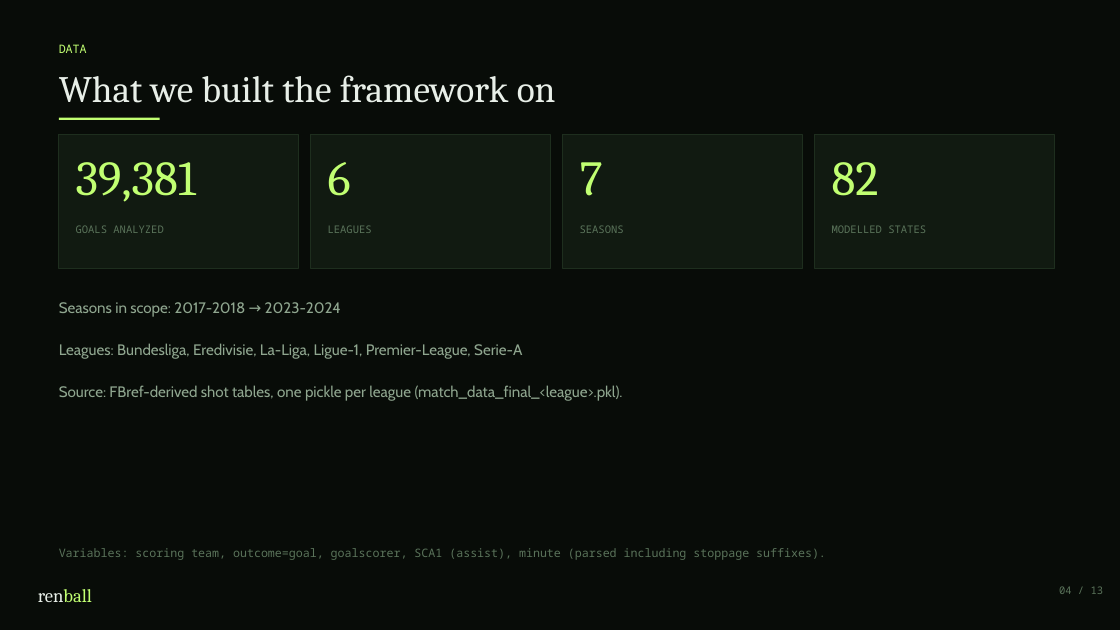
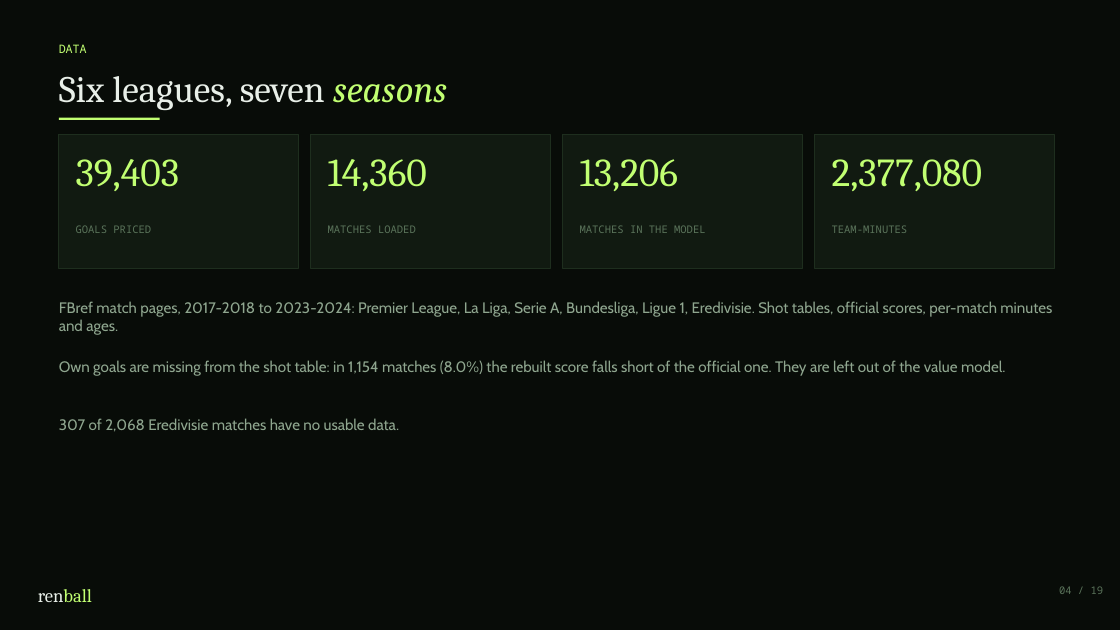
Before and after one commit to koeymenc/renball, a slide deck: slide 4 of projects/02-points-by-gamestate/slides.pptx. Drawn at 1120x630 pixels with LibreOffice and Linux fonts; fonts in the diff are those of the drawing. Boxes give left, top, right and bottom in pixels: in the first picture for what was removed or moved away, otherwise in the second. Text is boxed around its words. In the diff, an @@ line names an element or a change of style, - is before the commit and + after.

```diff
--- a/projects/02-points-by-gamestate/slides.pptx
+++ b/projects/02-points-by-gamestate/slides.pptx
@@ text at box(59, 76, 447, 110): text changed @@
-What we built the framework on
+Six leagues, seven seasons
@@ text at box(76, 159, 180, 191): text changed; size 42 to 34 pt @@
-39,381
+39,403
@@ text at box(328, 159, 427, 191): text changed; size 42 to 34 pt @@
-6
+14,360
@@ text at box(580, 159, 678, 191): text changed; size 42 to 34 pt @@
-7
+13,206
@@ text at box(832, 159, 983, 191): text changed; size 42 to 34 pt @@
-82
+2,377,080
@@ text at box(76, 225, 151, 233): text changed @@
-GOALS ANALYZED
+GOALS PRICED
@@ text at box(328, 225, 416, 233): text changed @@
-LEAGUES
+MATCHES LOADED
@@ text at box(580, 225, 706, 233): text changed @@
-SEASONS
+MATCHES IN THE MODEL
@@ text at box(832, 225, 908, 233): text changed @@
-MODELLED STATES
+TEAM-MINUTES
@@ text at box(59, 301, 1052, 335): text changed @@
-Seasons in scope: 2017-2018 → 2023-2024
+FBref match pages, 2017-2018 to 2023-2024: Premier League, La Liga, Serie A, Bundesliga, Ligue 1, Eredivisie. Shot tables, official scores, per-match minutes and ages.
@@ text at box(59, 360, 1005, 375): text changed @@
-Leagues: Bundesliga, Eredivisie, La-Liga, Ligue-1, Premier-League, Serie-A
+Own goals are missing from the shot table: in 1,154 matches (8.0%) the rebuilt score falls short of the official one. They are left out of the value model.
@@ text at box(59, 418, 399, 432): text changed @@
-Source: FBref-derived shot tables, one pickle per league (match_data_final_<league>.pkl).
+307 of 2,068 Eredivisie matches have no usable data.
@@ text removed at box(59, 548, 826, 560) @@
-Variables: scoring team, outcome=goal, goalscorer, SCA1 (assist), minute (parsed including stoppage suffixes).
```
Also in this commit, not shown: 3 other slides changed, 15 slides added, 9 slides removed, 41 other files.
